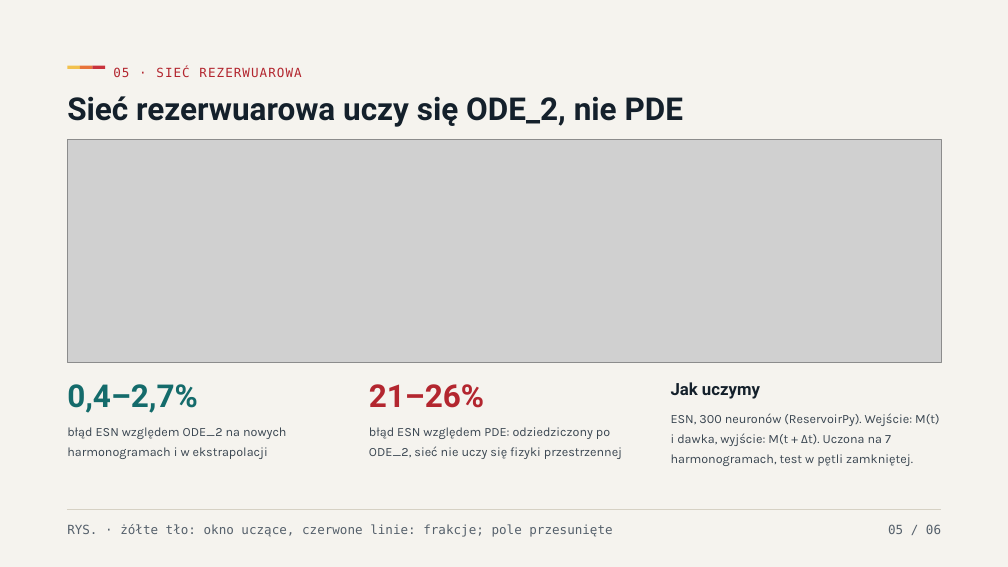
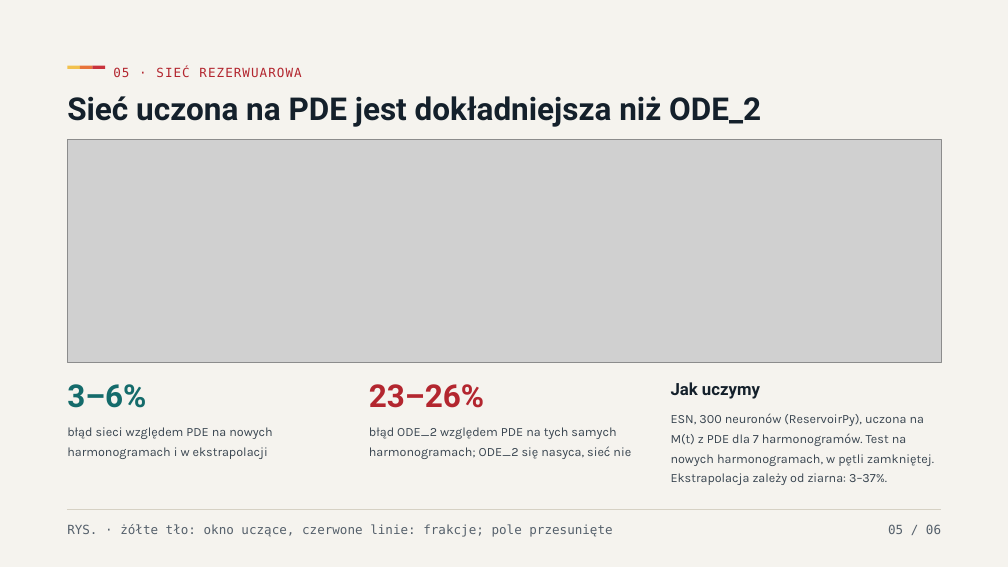
Before and after one commit to Redy144/off-target, a slide deck: slide 12 of prezentacje/2026-11-20_zad3/Radioterapia_guza_2026-11-20.pptx. Drawn at 1008x567 pixels with LibreOffice and Linux fonts; fonts in the diff are those of the drawing; grey boxes stand for pictures. Boxes give left, top, right and bottom in pixels: in the first picture for what was removed or moved away, otherwise in the second. Text is boxed around its words. In the diff, an @@ line names an element or a change of style, - is before the commit and + after.

```diff
--- a/prezentacje/2026-11-20_zad3/Radioterapia_guza_2026-11-20.pptx
+++ b/prezentacje/2026-11-20_zad3/Radioterapia_guza_2026-11-20.pptx
@@ title at bbox=[67, 96, 761, 127]: text changed @@
-Sieć rezerwuarowa uczy się ODE_2, nie PDE
+Sieć uczona na PDE jest dokładniejsza niż ODE_2
@@ text at bbox=[67, 384, 146, 408]: text changed @@
-0,4–2,7%
+3–6%
@@ text at bbox=[369, 384, 484, 408]: text changed @@
-21–26%
+23–26%
@@ text at bbox=[671, 413, 934, 485]: text changed @@
-ESN, 300 neuronów (ReservoirPy). Wejście: M(t) i dawka, wyjście: M(t + Δt). Uczona na 7 harmonogramach, test w pętli zamkniętej.
+ESN, 300 neuronów (ReservoirPy), uczona na M(t) z PDE dla 7 harmonogramów. Test na nowych harmonogramach, w pętli zamkniętej. Ekstrapolacja zależy od ziarna: 3–37%.
@@ text at bbox=[67, 427, 273, 459]: text changed @@
-błąd ESN względem ODE_2 na nowych harmonogramach i w ekstrapolacji
+błąd sieci względem PDE na nowych harmonogramach i w ekstrapolacji
@@ text at bbox=[369, 427, 631, 459]: text changed @@
-błąd ESN względem PDE: odziedziczony po ODE_2, sieć nie uczy się fizyki przestrzennej
+błąd ODE_2 względem PDE na tych samych harmonogramach; ODE_2 się nasyca, sieć nie
```
Also in this commit, not shown: 1 other slide changed.
